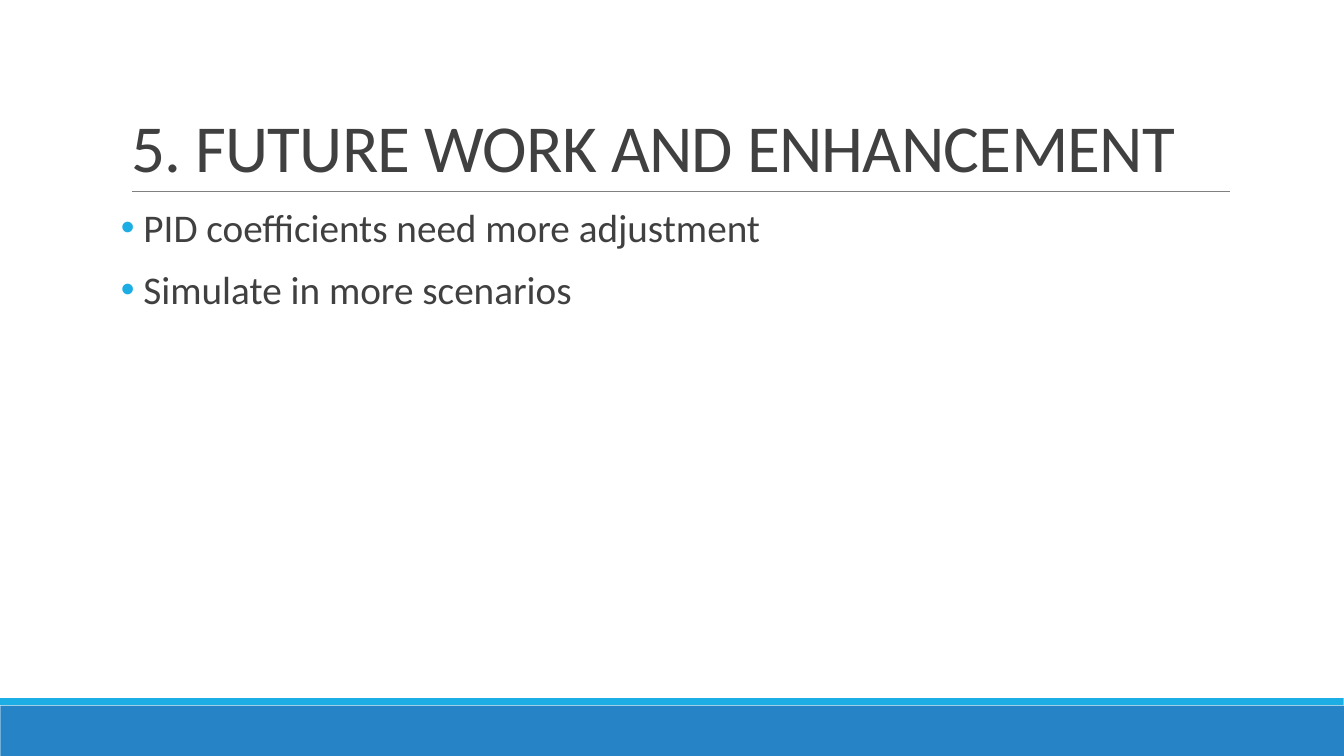
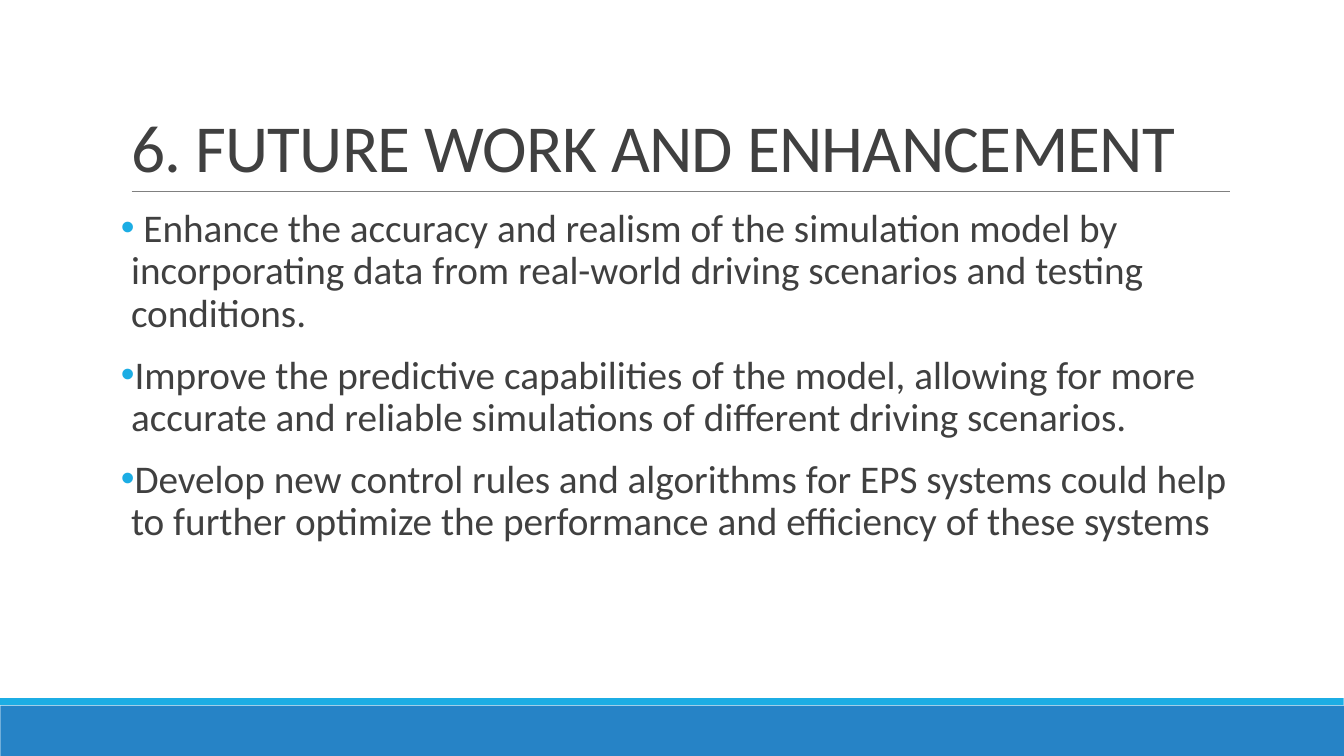
Before and after one commit to Bminhhh/CapsoneProject, a slide deck: slide 19 of duy/CAPSTONE PROJECT/CAPSTONE PROJECT REPORT.pptx (slide 13 before the commit). Drawn at 1344x756 pixels with LibreOffice and Linux fonts; fonts in the diff are those of the drawing. Boxes give left, top, right and bottom in pixels: in the first picture for what was removed or moved away, otherwise in the second. Text is boxed around its words. In the diff, an @@ line names an element or a change of style, - is before the commit and + after.

```diff
--- a/duy/CAPSTONE PROJECT/CAPSTONE PROJECT REPORT.pptx
+++ b/duy/CAPSTONE PROJECT/CAPSTONE PROJECT REPORT.pptx
@@ title at (131,126,1175,173): text changed @@
-5. FUTURE WORK AND ENHANCEMENT
+6. FUTURE WORK AND ENHANCEMENT
@@ text at (131,214,1227,542): text changed @@
-• PID coefficients need more adjustment
-• Simulate in more scenarios
+• Enhance the accuracy and realism of the simulation model by incorporating data from real-world driving scenarios and testing conditions.
+• Improve the predictive capabilities of the model, allowing for more accurate and reliable simulations of different driving scenarios.
+• Develop new control rules and algorithms for EPS systems could help to further optimize the performance and efficiency of these systems
```
Also in this commit, not shown: 6 other slides changed, 7 slides added, 7 other files.
